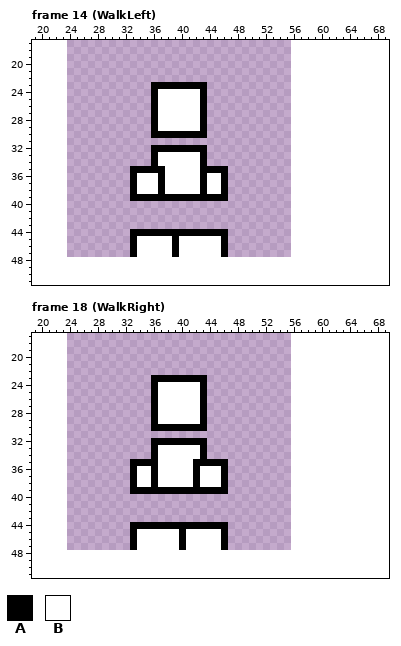
One commit to this pixel-art file: res/images/player.ase. The first picture shows the starting point.
32x32 pixels, 38 frames. Shown: frame 14 (WalkLeft): x 19..69, y 17..51; frame 18 (WalkRight): x 19..69, y 17..51. The old version is drawn lined up with the new one, on the new canvas. The commit also changed other frames, which this record leaves out.
Visible layers, top first: "Layer 2", "Layer 1", "Layer 0".
Palette (. is transparent): A #000000  B #ffffff
Pixels before, frame 14 (WalkLeft), first column x 33:
23 ...AAAAAAAA...
24 ...ABBBBBBA...
25 ...ABBBBBBA...
26 ...ABBBBBBA...
27 ...ABBBBBBA...
28 ...ABBBBBBA...
29 ...ABBBBBBA...
30 ...AAAAAAAA...
31 ..............
32 ...AAAAAAAA...
33 ...ABBBBBBA...
34 ...ABBBBBBA...
35 AAAAABBBBBAAAA
36 ABBBABBBBBABBA
37 ABBBABBBBBABBA
38 ABBBABBBBBABBA
39 AAAAAAAAAAAAAA
40 ..............
41 ..............
42 ..............
43 ..............
44 AAAAAAAAAAAAAA
45 ABBBBBABBBBBBA
46 ABBBBBABBBBBBA
47 ABBBBBABBBBBBA
Pixels before, frame 18 (WalkRight), first column x 33:
23 ...AAAAAAAA...
24 ...ABBBBBBA...
25 ...ABBBBBBA...
26 ...ABBBBBBA...
27 ...ABBBBBBA...
28 ...ABBBBBBA...
29 ...ABBBBBBA...
30 ...AAAAAAAA...
31 ..............
32 ...AAAAAAAA...
33 ...ABBBBBBA...
34 ...ABBBBBBA...
35 AAAABBBBBAAAAA
36 ABBABBBBBABBBA
37 ABBABBBBBABBBA
38 ABBABBBBBABBBA
39 AAAAAAAAAAAAAA
40 ..............
41 ..............
42 ..............
43 ..............
44 AAAAAAAAAAAAAA
45 ABBBBBBABBBBBA
46 ABBBBBBABBBBBA
47 ABBBBBBABBBBBA
After:
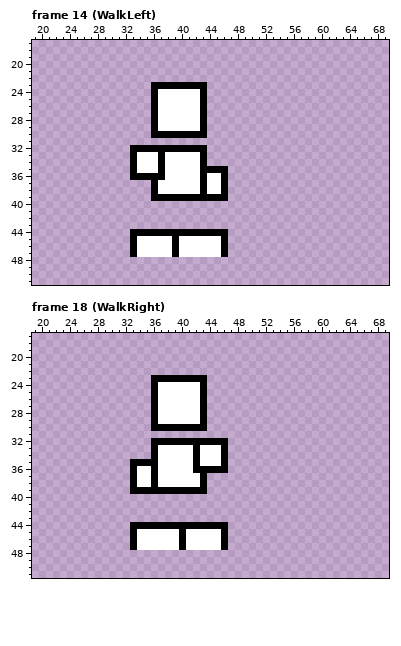
What changed:
canvas 32x32 -> 80x64, the old top-left corner now at 24,16
Frame 14 (WalkLeft):
y 32: x 33..35 ... -> AAA
y 33..34: x 33..37 ...AB -> ABBBA
y 35: x 34..36 AAA -> BBB
y 36: x 34..36 BBB -> AAA
y 37..38: x 33..37 ABBBA -> ...AB
y 39: x 33..35 AAA -> ...
Frame 18 (WalkRight):
y 32: x 44..46 ... -> AAA
y 33..34: x 42..46 BA... -> ABBBA
y 35: x 43..45 AAA -> BBB
y 36: x 43..45 BBB -> AAA
y 37..38: x 42..46 ABBBA -> BA...
y 39: x 44..46 AAA -> ...
